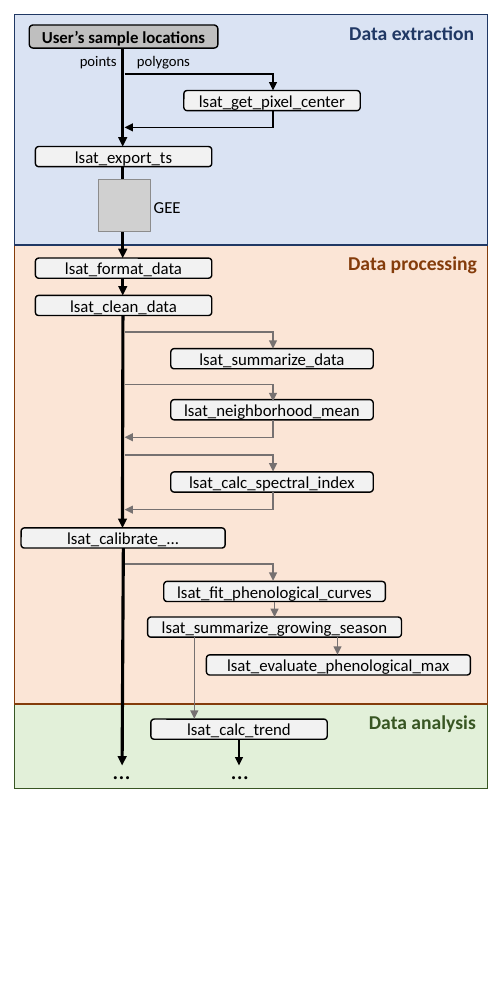
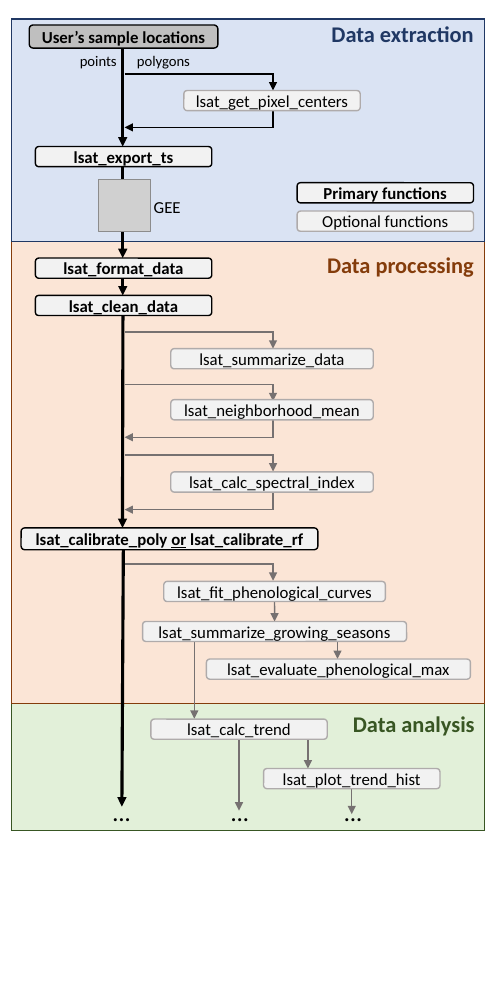
Before and after one commit to logan-berner/LandsatTS, a slide deck: slide 1 of man/manuscript/figures/figure_1_schematic.pptx. Drawn at 504x1008 pixels with LibreOffice and Linux fonts; fonts in the diff are those of the drawing; grey boxes stand for pictures. Boxes give left, top, right and bottom in pixels: in the first picture for what was removed or moved away, otherwise in the second. Text is boxed around its words. In the diff, an @@ line names an element or a change of style, - is before the commit and + after.

```diff
--- a/man/manuscript/figures/figure_1_schematic.pptx
+++ b/man/manuscript/figures/figure_1_schematic.pptx
@@ rectangle: place and size @@
-rectangle at box(14, 15, 487, 246)
+rectangle at box(12, 19, 485, 242)
@@ text "Data extraction": place and size @@
-text "Data extraction" at box(349, 26, 474, 40)
+text "Data extraction" at box(331, 26, 474, 42)
@@ text in rounded rectangle at box(196, 95, 348, 111): text changed @@
-lsat_get_pixel_center
+lsat_get_pixel_centers
@@ rounded rectangle added at box(297, 182, 474, 203), fill #F2F2F2, outline #000000 1 pt, 12 pt, text #000000, bold @@
+Primary functions
@@ rounded rectangle added at box(297, 211, 474, 231), fill #F2F2F2, outline #AFABAB 1 pt, 12 pt, text #000000 @@
+Optional functions
@@ rectangle: place and size @@
-rectangle at box(14, 245, 487, 704)
+rectangle at box(12, 241, 485, 704)
@@ size 14 to 16 pt in 3 elements at box(353, 716, 474, 736), box(331, 26, 474, 42), box(327, 257, 474, 277) @@
@@ text "Data processing": place and size @@
-text "Data processing" at box(348, 256, 477, 274)
+text "Data processing" at box(327, 257, 474, 277)
@@ bold on in 3 elements at box(35, 146, 212, 166), box(35, 258, 212, 278), box(35, 295, 212, 316) @@
@@ rounded rectangle "lsat_calibrate_poly or lsat_calibrate_rf": place and size @@
-rounded rectangle "lsat_calibrate_poly or lsat_calibrate_rf" at box(21, 528, 225, 548)
+rounded rectangle "lsat_calibrate_poly or lsat_calibrate_rf" at box(21, 528, 318, 550)
@@ text in rounded rectangle at box(36, 533, 303, 550): text changed; bold on @@
-lsat_calibrate_...
+lsat_calibrate_poly or lsat_calibrate_rf
@@ arrow moved from (123, 548) - (122, 765) to (123, 548) - (122, 806) @@
@@ outline #000000 1 pt to #AFABAB 1 pt in 8 elements at box(170, 349, 373, 369), box(163, 582, 385, 602), box(151, 719, 328, 739), box(170, 472, 373, 492), box(170, 400, 373, 420), box(207, 659, 471, 679), box(183, 91, 360, 111), box(142, 622, 406, 642) @@
@@ rounded rectangle "lsat_summarize_growing_seasons": place and size @@
-rounded rectangle "lsat_summarize_growing_seasons" at box(147, 617, 401, 637)
+rounded rectangle "lsat_summarize_growing_seasons" at box(142, 622, 406, 642)
@@ text in rounded rectangle at box(158, 626, 390, 642): text changed @@
-lsat_summarize_growing_season
+lsat_summarize_growing_seasons
@@ arrow moved from (274, 602) - (274, 617) to (274, 602) - (274, 622) @@
@@ arrow moved from (195, 637) - (195, 719) to (195, 641) - (195, 719) @@
@@ rounded rectangle "lsat_evaluate_phenological_max": place and size @@
-rounded rectangle "lsat_evaluate_phenological_max" at box(207, 655, 471, 675)
+rounded rectangle "lsat_evaluate_phenological_max" at box(207, 659, 471, 679)
@@ arrow moved from (338, 637) - (338, 654) to (338, 641) - (338, 659) @@
@@ rectangle: place and size @@
-rectangle at box(14, 680, 487, 789)
+rectangle at box(12, 680, 485, 832)
@@ text "Data analysis": place and size @@
-text "Data analysis" at box(369, 715, 475, 732)
+text "Data analysis" at box(353, 716, 474, 736)
@@ arrow moved from (239, 739) - (239, 765) to (239, 739) - (239, 810) @@
@@ arrow (239, 739) - (239, 810): stroke #000000 1 pt to #767171 1 pt @@
@@ arrow added from (307, 739) to (307, 768), #767171 1 pt @@
@@ rounded rectangle added at box(263, 768, 439, 788), fill #F2F2F2, outline #AFABAB 1 pt, 12 pt, text #000000 @@
+lsat_plot_trend_hist
@@ text "…": place and size @@
-text "…" at box(104, 750, 143, 790)
+text "…" at box(104, 792, 143, 833)
@@ text "…": place and size @@
-text "…" at box(222, 750, 261, 790)
+text "…" at box(222, 792, 261, 833)
@@ text added at box(335, 792, 374, 833), 18 pt, text #000000, italic @@
+…
@@ arrow added from (352, 788) to (352, 814), #767171 1 pt @@
```
Also in this commit, not shown: 4 other files.
